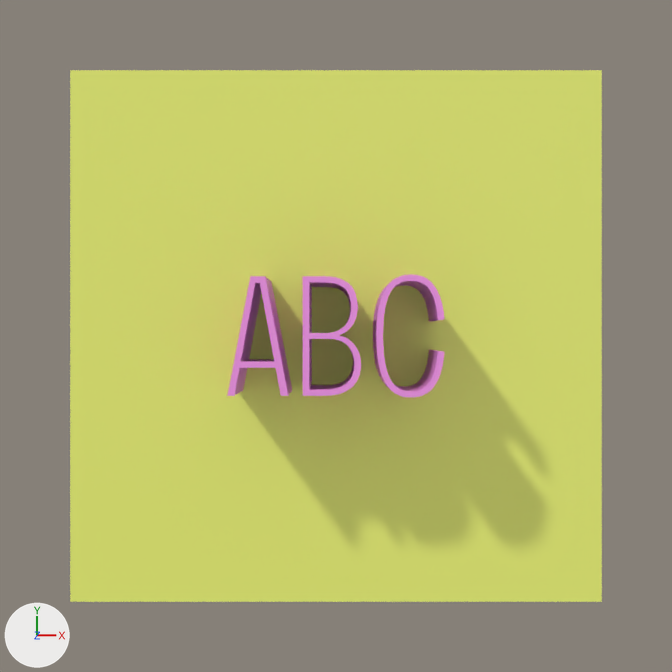
The Blender file examples/blender/blends/timed3d.blend: old version first, new version second.
Before and after are seen from the file's camera 'Camera'. Arrows for +X, +Y and +Z are at lower left; the lights stay in place.

In view in the first picture: 'Plane', 'ct_autotag_0'.
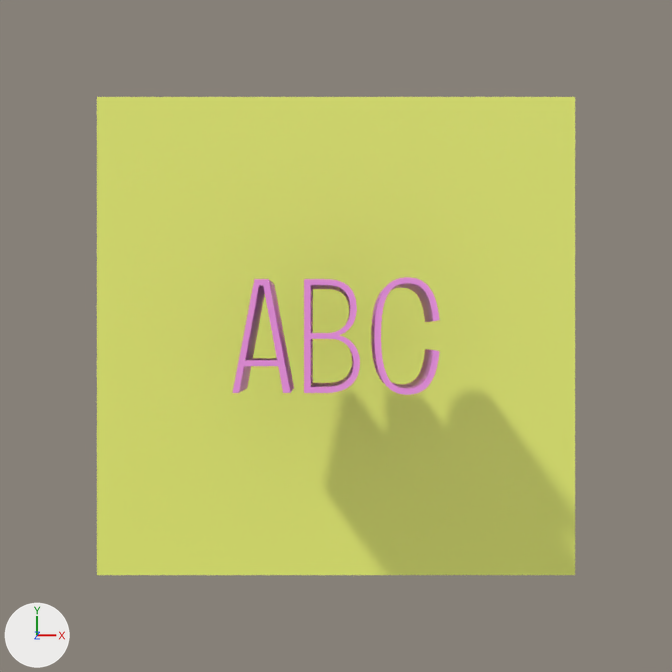
Edits to the bpy script that builds the scene:
```text
Change cu_ct_autotag_0:
    cu_ct_autotag_0.extrude: 2.0 -> 1.0
Change ob_plane:
    ob_plane.location: (0.0, 0.0, 0.0) -> (0.0, 0.0, -2.49)
```

Boxes [x1, y1, x2, y2] around the edits, measured in the pictures (672 x 672 px):
'Plane', moved
    before: [70, 70, 602, 602]
    after: [97, 97, 575, 575]
'ct_autotag_0', reshaped
    before: [227, 275, 445, 397]
    after: [233, 277, 439, 395]
